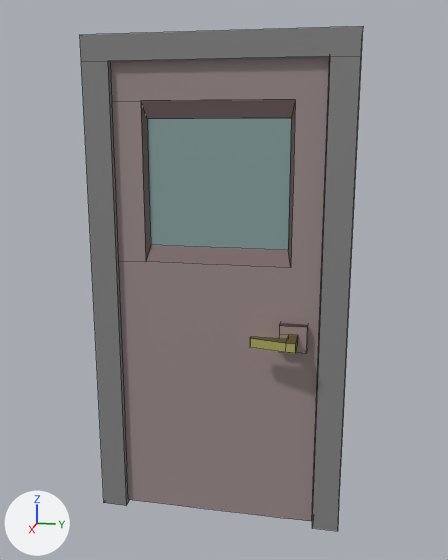
One commit to the FBX model Assets/Models/drzwi.fbx: the scene before it, then after it.
Both versions are drawn from a 50 mm camera at (3.46, 0.5, 2.26) aimed at (-0.02, -0.2, 1.39). Lighting does not change. The marker at lower left points along +X, +Y and +Z. Mesh edges are drawn as thin lines. Where no turn or scale is listed for an object, it has been applied to the vertices. Vertices at the same position are counted once.

In view in the first picture: 'door', 'door_frame'.
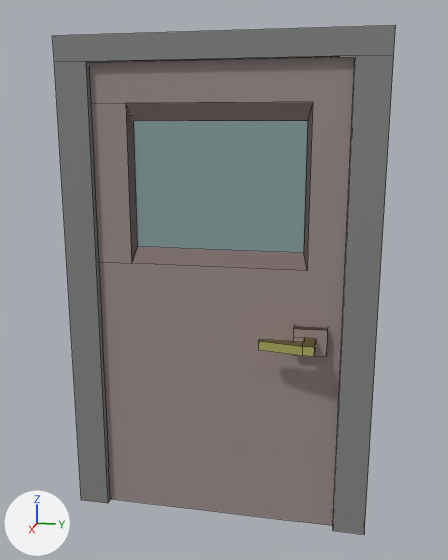
What differs and where, as boxes (x1, y1, x2, y2) in the pictures (448 x 560 px; the box of a moved part takes in the faces that stretch with it):
'door', reshaped, moved (21% wider)
    before: (110, 57, 330, 521)
    after: (89, 57, 355, 526)
'door_frame', mesh rescaled (21% wider)
    before: (80, 26, 363, 531)
    after: (53, 25, 396, 534)
part 2 of me_cube_002, moved or reshaped
    before: (110, 57, 330, 521)
    after: (89, 57, 355, 526)
part 3 of me_cube_002, moved or reshaped
    before: (250, 323, 308, 353)
    after: (258, 326, 328, 357)

The change in detail:
me_cube_002 has 216 vertices, 68 faces and spans x -0.3..0.29, y 0.04..1.22, z -1.28..1.4.
me_cube_002 is used by ob_door; location (0.0, -0.849, 1.218).
me_cube_002 part 2: the loose piece of 132 vertices spanning x -0.11..0.1, y 0.04..1.22, z -1.28..1.4 is scaled about its middle by (1, 1.21, 1), then moved by (0.02, 0.08, -0.06).
me_cube_002 part 3: the loose piece of 42 vertices spanning x 0.07..0.29, y 0.85..1.15, z -0.19..-0.04 is scaled about its middle by (1, 1.21, 1), then moved by (0.02, 0.16, -0.06).
me_cube_003 has 20 vertices, 14 faces and spans x -0.15..0.14, y -0.96..0.52, z -0.09..2.74.
me_cube_003 is used by ob_door_frame; location (0.0, 0.0, 0.0).
me_cube_003 part 1: the whole mesh is scaled about its middle by (1, 1.21, 1).
Object 'door' (ob_door) moves from (0.0, -0.849, 1.218) to (-0.022, -0.927, 1.268).
